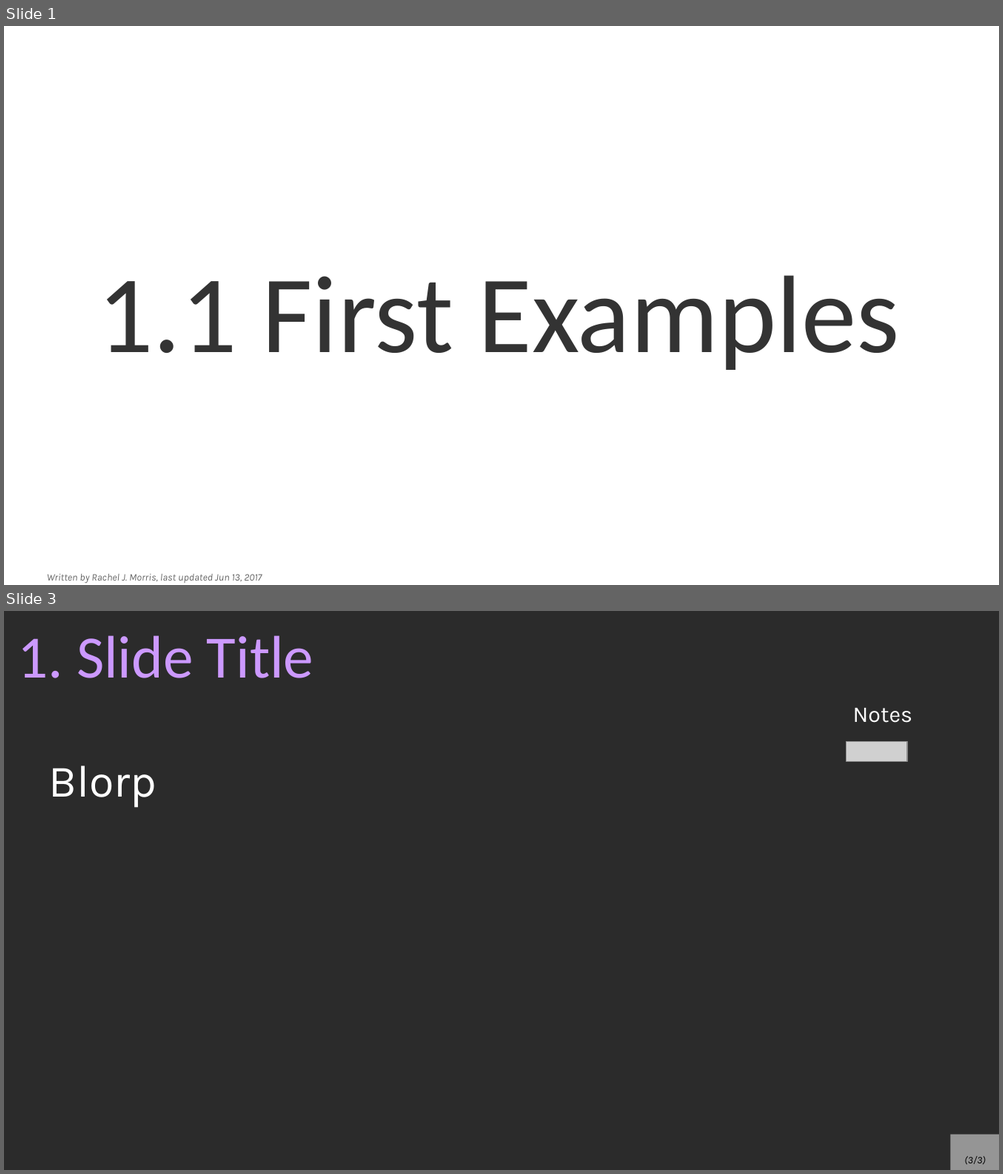
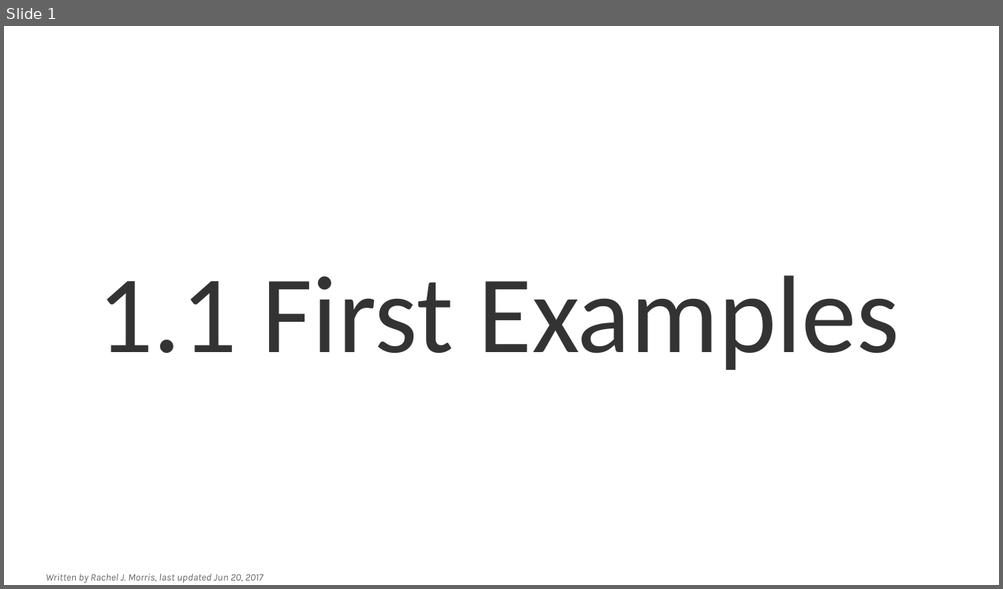
Before and after one commit to nguyenchithien/CS210-Discrete-Structures, a slide deck: Lectures/1-1_First_Examples.odp. Shown one above the other, each under a label of ours: slides 1 and 3 before the commit, slide 1 after it; the slides between them are not shown. The pictures are 1003x1174 and 1003x589 pixels, drawn with LibreOffice and Linux fonts; fonts in the diff are those of the drawing; grey boxes stand for pictures; background and template pictures are left out; a plain dark background stands for a picture behind light text. Boxes give left, top, right and bottom in pixels: in the first picture for what was removed or moved away, otherwise in the second. Text is boxed around its words. In the diff, an @@ line names an element or a change of style, - is before the commit and + after.

```diff
--- a/Lectures/1-1_First_Examples.odp
+++ b/Lectures/1-1_First_Examples.odp
@@ slide 3 removed at box(4, 611, 999, 1170), background picture (left out) @@
@@ title removed at box(17, 635, 313, 678) @@
-1. Slide Title
@@ text removed at box(853, 708, 913, 723) @@
-Notes
@@ picture removed at box(846, 742, 907, 762) @@
@@ text removed at box(49, 766, 157, 807) @@
-Blorp
@@ page number removed at box(950, 1134, 999, 1170) @@
-(3/3)
@@ slide 1 changed as well @@
@@ text at box(45, 574, 263, 583): text changed @@
-Written by Rachel J. Morris, last updated Jun 13, 2017
+Written by Rachel J. Morris, last updated Jun 20, 2017
```
Also in this commit, not shown: 28 slides added, 1 other slide removed, 4 other files.
